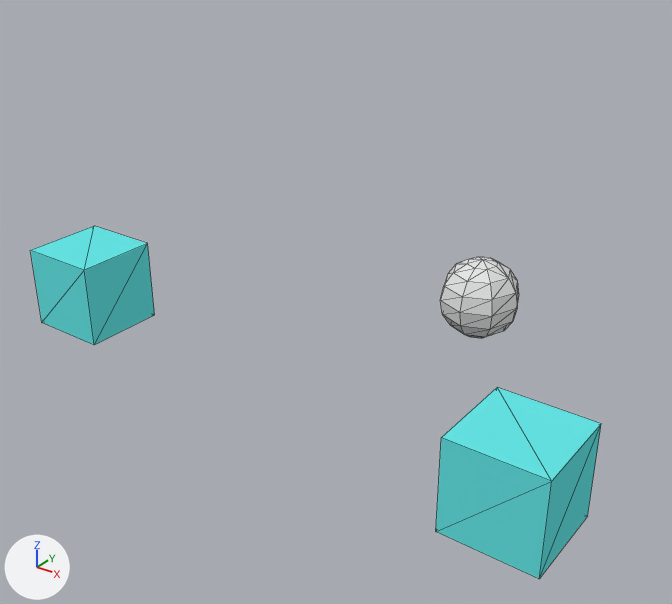
Renders of the Blender file Graphics/aran_project.blend from each side of a commit.
Rendered twice from a camera (50 mm lens) standing at (15.1, -15.1, 10.0) and looking at (2.4, 2.0, -0.5). The axes (+X, +Y, +Z) are drawn at lower left. The lights are the same throughout. Mesh edges are drawn as thin lines.

The first picture shows 'MyCube', 'MyCube.001', 'Sphere'.
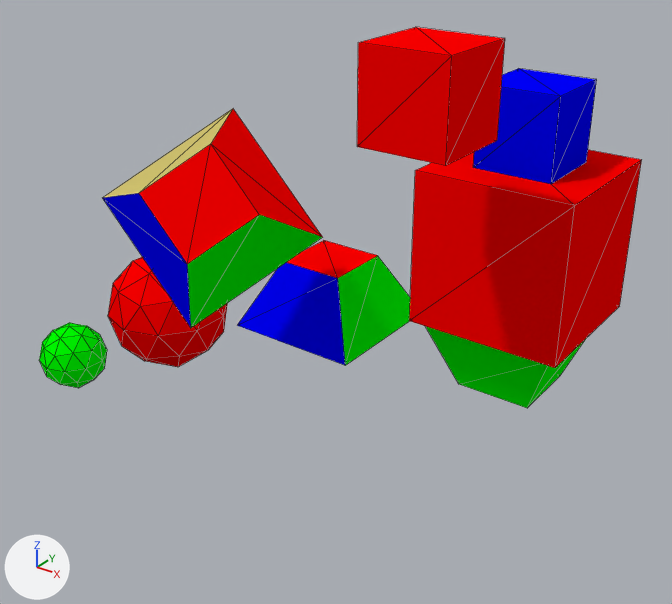
What differs and where, as boxes [x1, y1, x2, y2] in the pictures (672 x 604 px):
'MyCube.001', recoloured, moved, rescaled: before [30, 226, 155, 345]; after [409, 150, 642, 368]
'MyCube', recoloured, moved: before [436, 387, 601, 579]; after [357, 27, 505, 166]
'Cube.001', added: after [103, 109, 322, 328]
'Cube', added: after [237, 240, 410, 365]
'Cube.002', added (blue): after [473, 68, 597, 184]
'Sun', added (red): after [108, 257, 227, 367]
'Cube.004', added (green): after [425, 326, 585, 408]
'Sphere', deleted: before [440, 257, 519, 338]
'GreenSphere', added (green): after [39, 323, 107, 388]

Diff of the bpy script that builds the scene:
```diff
--- a/Graphics/aran_project.blend.py
+++ b/Graphics/aran_project.blend.py
@@ me_cube @@
 me_cube.from_pydata(...)  # 8 vertices, 12 faces; spans x -1.0..1.0, y -1.0..1.0, z -1.0..1.0
-me_cube.materials.append(mat_mymaterial)  # cyan #66e7e7
+me_cube.materials.append(mat_redmaterial)  # red #ff0000
@@ me_cube_001 @@
 me_cube_001.from_pydata(...)  # 8 vertices, 12 faces; spans x -1.0..1.0, y -1.0..1.0, z -1.0..1.0
-me_cube_001.materials.append(mat_mymaterial)  # cyan #66e7e7
+me_cube_001.materials.append(mat_redmaterial)  # red #ff0000
@@ me_cube_006 @@
+me_cube_006.from_pydata([(2.0, 2.0, -1.0), (2.0, -2.0, -1.0), (-2.0, -2.0, -1.0), (-2.0, 2.0, -1.0), (1.0, 1.0, 1.0), (1.0, -1.0, 1.0), (-1.0, -1.0, 1.0), (-1.0, 1.0, 1.0)], [], [(4, 0, 7), (0, 3, 7), (2, 6, 3), (6, 7, 3), (1, 5, 2), (5, 6, 2), (0, 4, 1), (4, 5, 1), (4, 7, 5), (7, 6, 5), (0, 1, 2), (0, 2, 3)])
+for i in [6, 7, 11]: me_cube_006.polygons[i].material_index = 1
+for i in [4, 5, 10]: me_cube_006.polygons[i].material_index = 2
+for i in [2, 3]: me_cube_006.polygons[i].material_index = 3
+me_cube_006.materials.append(mat_redmaterial)  # red #ff0000
+me_cube_006.materials.append(mat_greenmaterial)  # green #00ff00
+me_cube_006.materials.append(mat_bluematerial)  # blue #0000ff
+me_cube_006.materials.append(mat_browncolor)  # yellow #d0c16f
@@ me_cube_010 @@
+me_cube_010.from_pydata([(1.0, 1.0, -1.0), (1.0, -1.0, -1.0), (-1.0, -1.0, -1.0), (-1.0, 1.0, -1.0), (1.77, 1.77, 1.0), (1.77, -1.77, 1.0), (-1.77, -1.77, 1.0), (-1.77, 1.77, 1.0)], [], [(4, 0, 3), (4, 3, 7), (2, 6, 7), (2, 7, 3), (1, 5, 2), (5, 6, 2), (0, 4, 1), (4, 5, 1), (4, 7, 5), (7, 6, 5), (0, 1, 2), (0, 2, 3)])
+me_cube_010.materials.append(mat_greenmaterial)  # green #00ff00
@@ ob_sphere @@
-ob_sphere = bpy.data.objects.new('Sphere', me_sphere_001)
@@ ob_mycube @@
 ob_mycube = bpy.data.objects.new('MyCube', me_cube)
-ob_mycube.parent = ob_sphere
-ob_mycube.matrix_parent_inverse = Matrix(((1.0, 0.0, 0.0, 4.0), (0.0, 1.0, 0.0, -6.0), (0.0, 0.0, 1.0, 0.0), (0.0, 0.0, 0.0, 1.0)))
-ob_mycube.location = (0.0, 0.0, 0.0)
+ob_mycube.location = (5.874, 0.367, 5.614)
@@ ob_mycube_001 @@
 ob_mycube_001 = bpy.data.objects.new('MyCube.001', me_cube_001)
-ob_mycube_001.location = (-2.47, -1.63, 0.0)
+ob_mycube_001.location = (6.0, 5.0, 1.0)
+ob_mycube_001.scale = (2.0, 2.0, 2.0)
@@ ob_cube @@
+ob_cube = bpy.data.objects.new('Cube', me_cube_006)
+ob_cube.location = (0.0, 5.0, -2.0)
@@ ob_cube_001 @@
+ob_cube_001 = bpy.data.objects.new('Cube.001', me_cube_006.copy())
+ob_cube_001.location = (0.0, 0.0, 2.0)
+ob_cube_001.rotation_euler = (0.785, 0.785, 0.0)  # degrees (45, 45, 0)
@@ ob_cube_002 @@
+ob_cube_002 = bpy.data.objects.new('Cube.002', me_cube_008)  # a box spanning x -1.0..1.0, y -1.0..1.0, z -1.0..1.0; in mat_bluematerial (blue #0000ff)
+ob_cube_002.location = (6.0, 5.0, 4.0)
@@ ob_cube_004 @@
+ob_cube_004 = bpy.data.objects.new('Cube.004', me_cube_010)
+ob_cube_004.location = (6.0, 5.0, -2.0)
@@ ob_greensphere @@
+ob_greensphere = bpy.data.objects.new('GreenSphere', me_sphere)  # an icosphere of 80 faces spanning x -0.95..0.95, y -1.0..1.0, z -1.0..1.0; in mat_greenmaterial (green #00ff00)
+ob_greensphere.parent = ob_sun
+ob_greensphere.location = (-6.0, 0.0, -4.0)
@@ ob_sun @@
+ob_sun = bpy.data.objects.new('Sun', me_sphere_001_1)  # an icosphere of 80 faces spanning x -0.95..0.95, y -1.0..1.0, z -1.0..1.0; in mat_redmaterial (red #ff0000)
+ob_sun.location = (-6.0, 4.0, -4.0)
+ob_sun.scale = (2.0, 2.0, 2.0)
```
